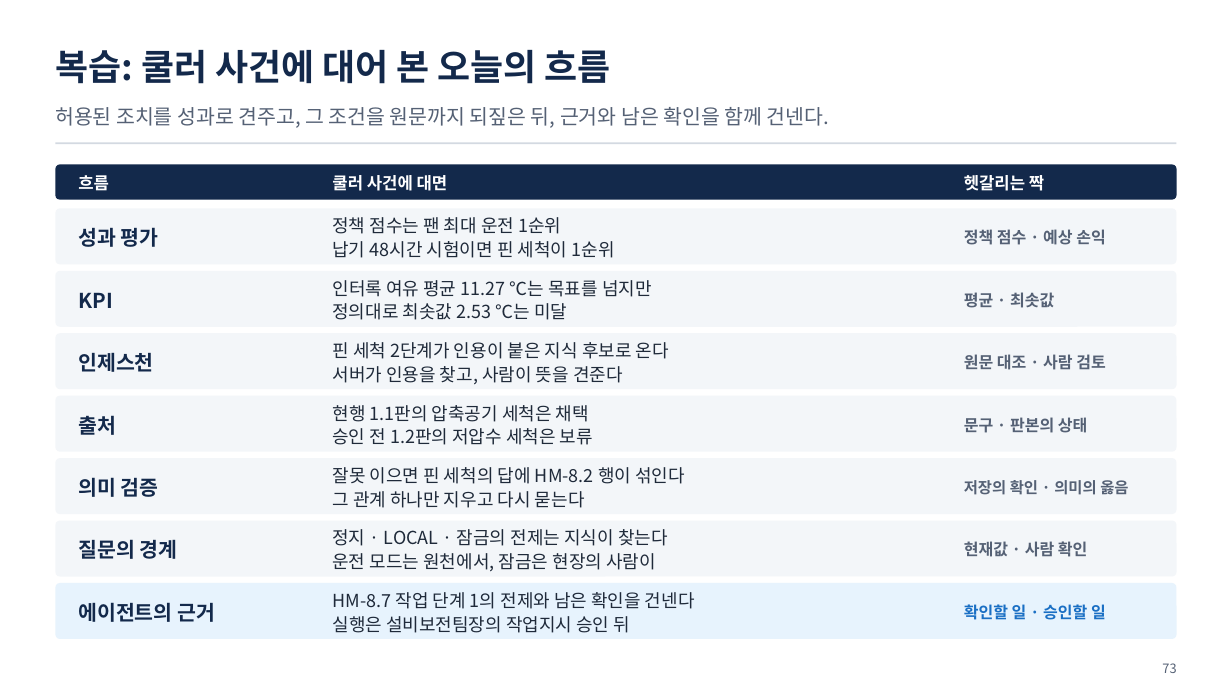
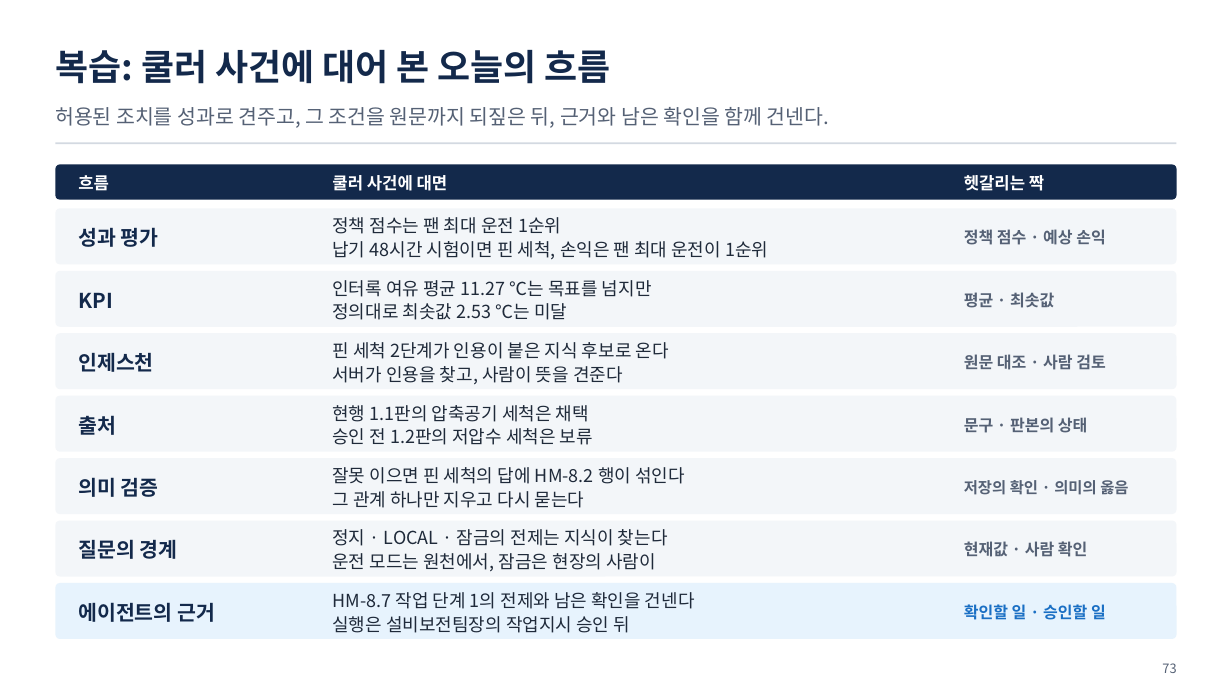
Before and after one commit to uengine-oss/hyd-iot-edu, a slide deck: slide 73 of workspace/강의제작/산출물/실전반/이론/03회차/실전반_03일차.pptx. Drawn at 1232x693 pixels with LibreOffice and Linux fonts; fonts in the diff are those of the drawing. Boxes give left, top, right and bottom in pixels: in the first picture for what was removed or moved away, otherwise in the second. Text is boxed around its words. In the diff, an @@ line names an element or a change of style, - is before the commit and + after.

```diff
--- a/workspace/강의제작/산출물/실전반/이론/03회차/실전반_03일차.pptx
+++ b/workspace/강의제작/산출물/실전반/이론/03회차/실전반_03일차.pptx
@@ text at [332, 241, 768, 259]: text changed @@
-납기 48시간 시험이면 핀 세척이 1순위
+납기 48시간 시험이면 핀 세척, 손익은 팬 최대 운전이 1순위
```
Also in this commit, not shown: 3 other slides changed, 39 other files.
